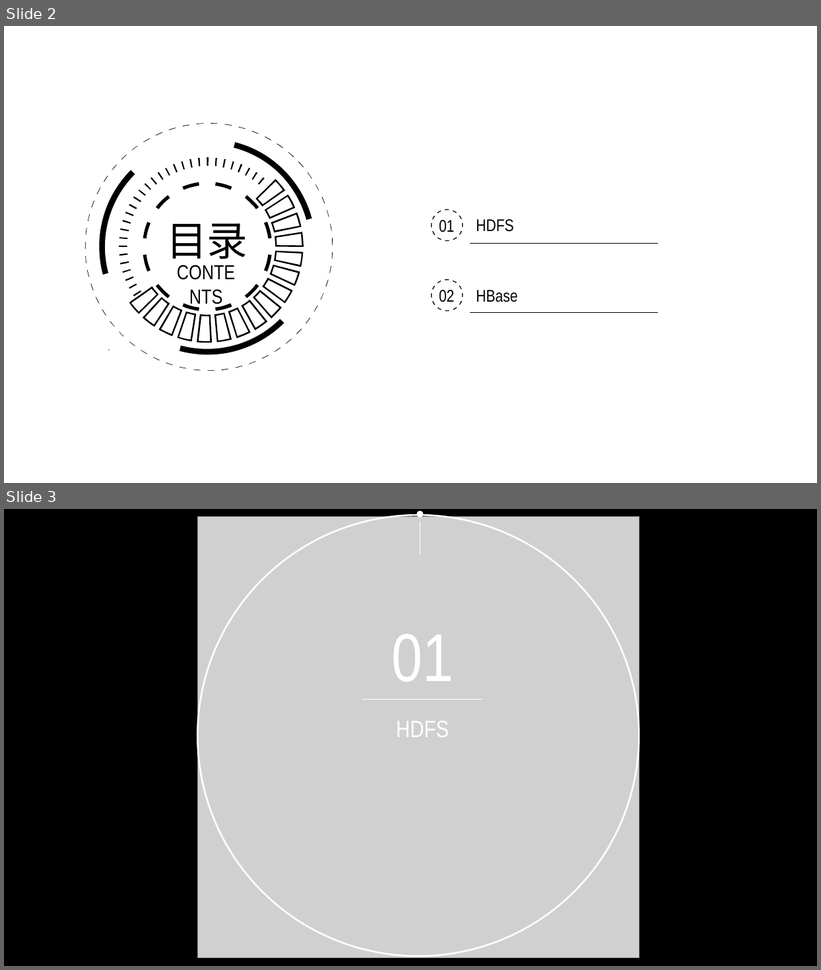
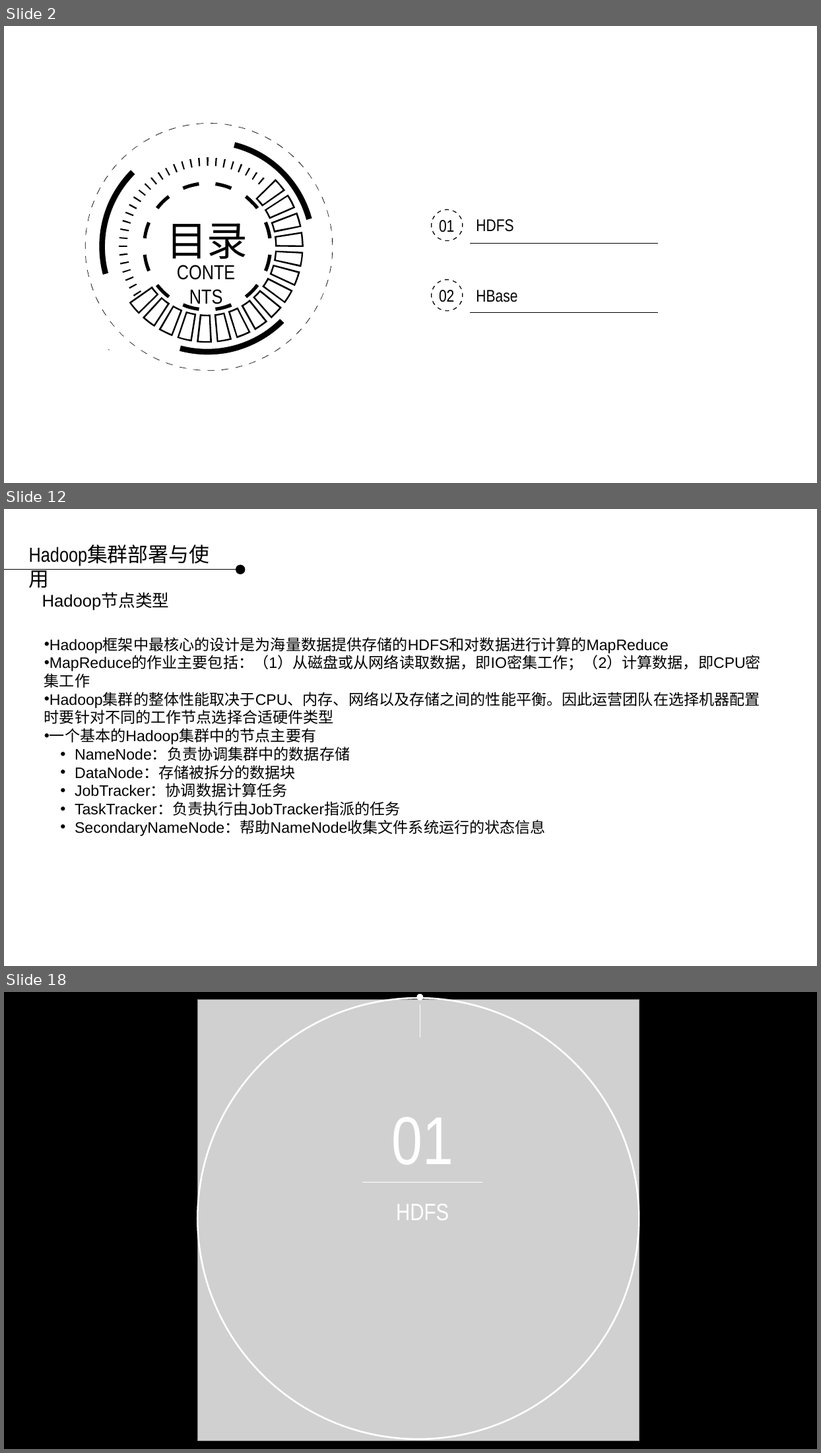
Before and after one commit to applepip/Big_Data, a slide deck: 数据采集系统-清华王宇新/数据采集系统 - 数据存储 第四讲.pptx. Shown one above the other, each under a label of ours: slides 2 and 3 before the commit, slides 2, 12 and 18 after it; the slides between them are not shown. The pictures are 821x970 and 821x1453 pixels, drawn with LibreOffice and Linux fonts; fonts in the diff are those of the drawing; grey boxes stand for pictures; background and template pictures are left out. Boxes give left, top, right and bottom in pixels: in the first picture for what was removed or moved away, otherwise in the second. Text is boxed around its words. In the diff, an @@ line names an element or a change of style, - is before the commit and + after.

```diff
--- a/数据采集系统-清华王宇新/数据采集系统 - 数据存储 第四讲.pptx
+++ b/数据采集系统-清华王宇新/数据采集系统 - 数据存储 第四讲.pptx
@@ slide 12 added at (x1=4, y1=509, x2=817, y2=966), background picture (left out) @@
@@ text added at (x1=23, y1=539, x2=234, y2=569), 24 pt, text #000000 @@
+Hadoop集群部署与使用
@@ ellipse added at (x1=236, y1=565, x2=246, y2=575), fill #000000 @@
@@ line added from (4, 569) to (236, 569), #000000 0.75 pt @@
@@ text added at (x1=42, y1=593, x2=170, y2=611), 20 pt, text #000000 @@
+Hadoop节点类型
@@ text added at (x1=44, y1=637, x2=761, y2=836), 18 pt, text #000000 @@
+• Hadoop框架中最核心的设计是为海量数据提供存储的HDFS和对数据进行计算的MapReduce
+• MapReduce的作业主要包括：（1）从磁盘或从网络读取数据，即IO密集工作；（2）计算数据，即CPU密集工作
+• Hadoop集群的整体性能取决于CPU、内存、网络以及存储之间的性能平衡。因此运营团队在选择机器配置时要针对不同的工作节点选择合适硬件类型
+• 一个基本的Hadoop集群中的节点主要有
+  • NameNode：负责协调集群中的数据存储
+  • DataNode：存储被拆分的数据块
+  • JobTracker：协调数据计算任务
+  • TaskTracker：负责执行由JobTracker指派的任务
+  • SecondaryNameNode：帮助NameNode收集文件系统运行的状态信息
@@ what was slide 3 is now slide 18 @@
```
Also in this commit, not shown: 14 other slides added, 13 slides removed.
